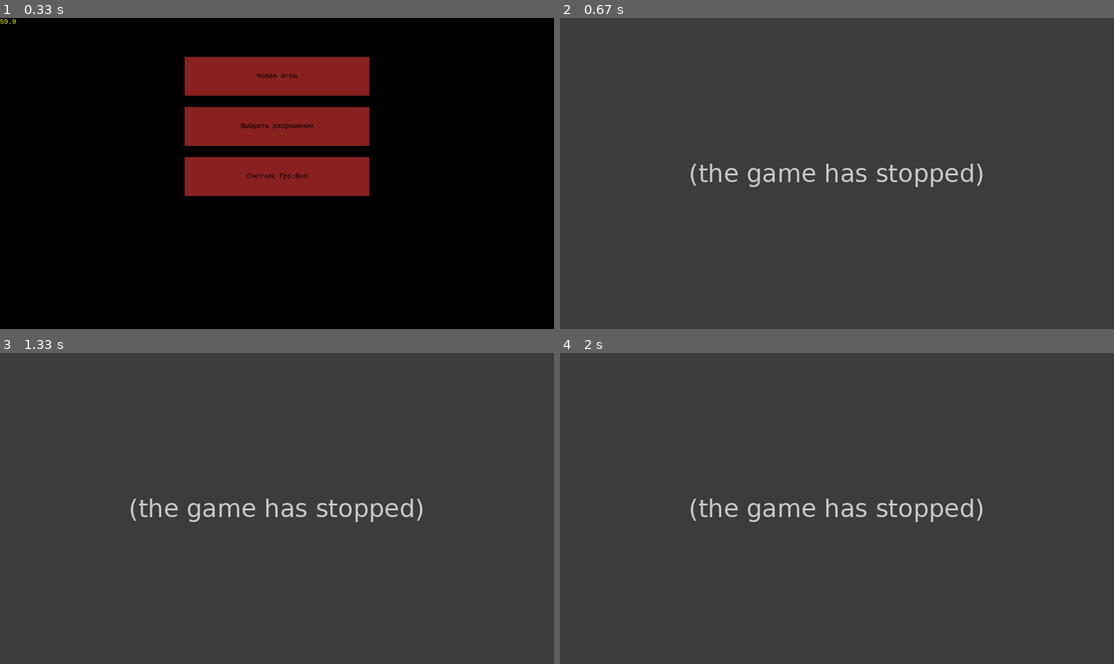
Above: before the commit, frames 1-4 (two rows, left to right).
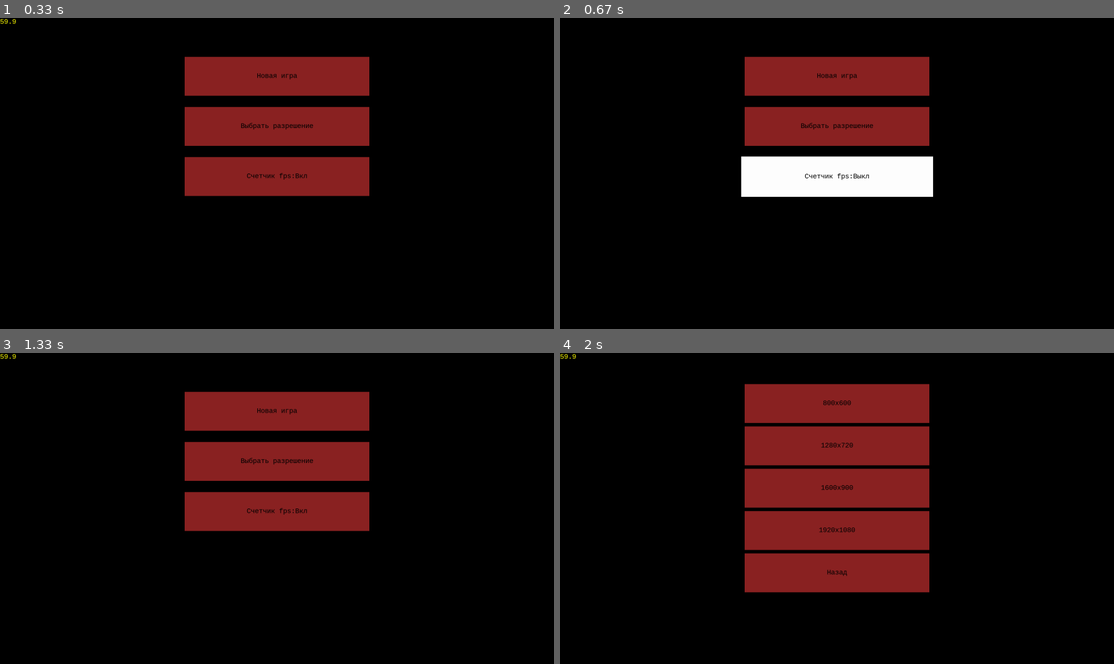
Above: after the commit, the same moments.

Repository: Rayzx/KarasevUltimate
Game: pygame game, started from __init__.py
The game is run twice, just before and just after one commit, with the same random seed, the same clock (stepped at 60 frames per second) and the same inputs.
Inputs (mouse positions are in pixels of both pictures, inside the frame that each line leads up to):
- Up to frame 1 (0.33 s): no input
- Up to frame 2 (0.67 s): click (837, 173) at 0.38 s
- Up to frame 3 (1.33 s): click (282, 530) at 0.72 s; click (105, 461) at 1.05 s
- Up to frame 4 (2 s): click "Выбрать разрешение" at 1.88 s

Frame 1 is identical in both runs. In frame 2, 100% of the frame differs, in the area x 0-100%, y 0-100%; in frame 3, 100%; in frame 4, 100%.
Error before the commit: IndexError: list index out of range (screen_interface.py line 44); the game stopped at 0.33 s (later frames are placeholders)

Commit message:
Menu that sounds great

Diff:
--- a/game/core/core.py
+++ b/game/core/core.py
@@ -14,7 +14,7 @@
 
     def __init__(self, settings: dict):
         Core._instance = self
-
+        pygame.mixer.init(buffer=512)
         # инициализирует pygame
         pygame.init()
 
--- a/game/core/data_manager.py
+++ b/game/core/data_manager.py
@@ -5,8 +5,8 @@
     _manager = None
     def __init__(self):
         _manager = self
-        self.button = []
-
+        self.button = ()
+        self.button_sounds()
     @classmethod
     def instance(cls):
         """
@@ -17,7 +17,7 @@
         return cls._manager
 
     def button_sounds(self):
-        self.button = [pygame.mixer.Sound('resources/sounds/200.wav'),pygame.mixer.Sound('resources/sounds/210.wav'),pygame.mixer.Sound('resources/sounds/220.wav')]
+        self.button = (pygame.mixer.Sound('resources/sounds/200.ogg'),pygame.mixer.Sound('resources/sounds/210.ogg'),pygame.mixer.Sound('resources/sounds/220.ogg'),pygame.mixer.Sound('resources/sounds/click.ogg'))
 
     def play_sound(self, sound):
-        sound.play()
+        sound.play(fade_ms=0)
--- a/game/ui_manager/screen_interface.py
+++ b/game/ui_manager/screen_interface.py
@@ -2,6 +2,7 @@
 import pygame
 import random
 from game.core.data_manager import AudioManager
+import time
 
 class Button:
     def __init__(self, x, y, w, h, text, click):
@@ -20,6 +21,7 @@
         self._click = click
 
     def clicked(self, *arg):
+        self.play(AudioManager.instance().button[3])
         if len(arg) != 0:
             self._click(arg[0])
         else:
@@ -28,7 +30,9 @@
     def update(self, pos):
         if self.contain(pos):
             if self._status:
-                self.play()
+                a = time.clock()
+                self.play(AudioManager.instance().button[random.randint(0,2)])
+                print(time.clock()-a)
                 self._status = False
                 self._color = pygame.color.THECOLORS['white']
                 self._rect = pygame.Rect(self.rect.x - int(self.rect.w / 50), self.rect.y - int(self.rect.h / 50),
@@ -40,8 +44,7 @@
                 self._color = pygame.color.THECOLORS['brown4']
             self._status = True
 
-    def play(self):
-        sound = AudioManager.instance().button[random.randint(0,2)]
+    def play(self, sound):
         AudioManager.instance().play_sound(sound)
 
     def draw(self):
Not shown, added: resources/sounds/200.ogg
Not shown, removed: resources/sounds/200.wav
Not shown, added: resources/sounds/210.ogg
Not shown, removed: resources/sounds/210.wav
Not shown, added: resources/sounds/220.ogg
Not shown, removed: resources/sounds/220.wav
Not shown, added: resources/sounds/click.ogg
